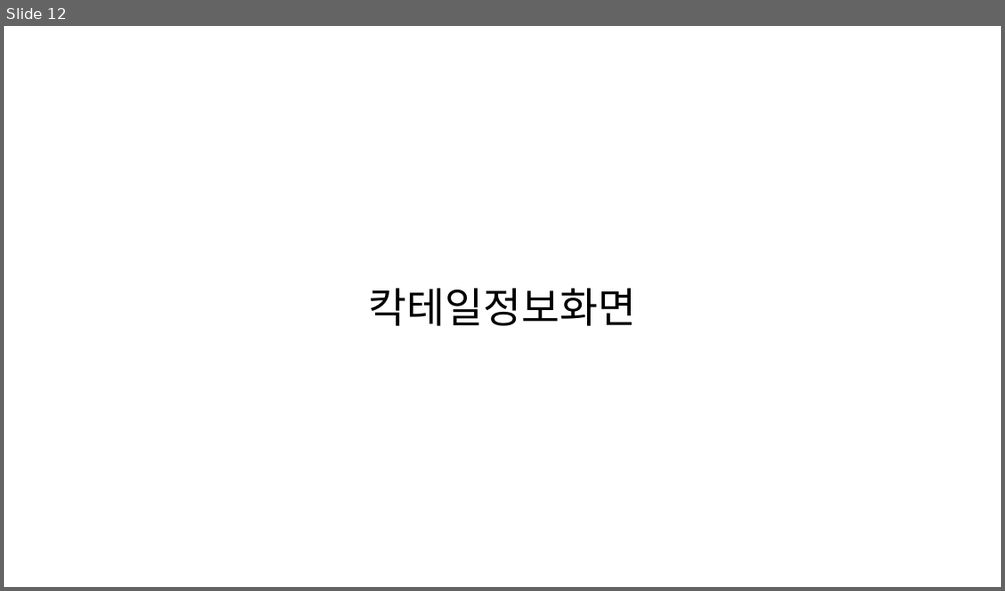
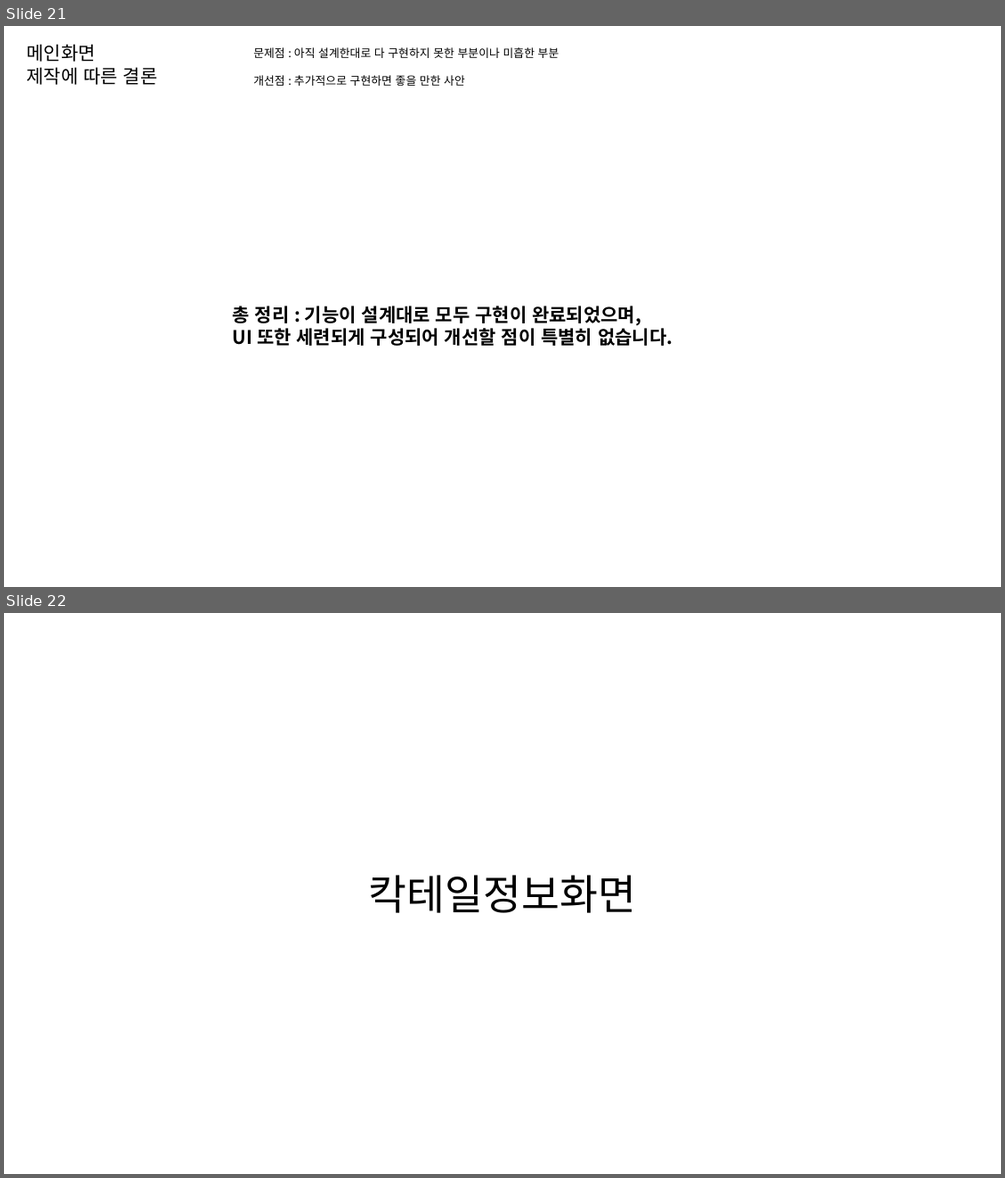
Before and after one commit to byungmeo/CockFit, a slide deck: Documents/4.제작보고서/제작보고서 자료.pptx. Shown one above the other, each under a label of ours: slide 12 before the commit, slides 21 and 22 after it. The pictures are 1005x591 and 1005x1178 pixels, drawn with LibreOffice and Linux fonts; fonts in the diff are those of the drawing. Boxes give left, top, right and bottom in pixels: in the first picture for what was removed or moved away, otherwise in the second. Text is boxed around its words. In the diff, an @@ line names an element or a change of style, - is before the commit and + after.

Commit message:
제작보고서자료업데이트 / 레시피해시태그표시 / 나만의레시피 표시

```diff
--- a/Documents/4.제작보고서/제작보고서 자료.pptx
+++ b/Documents/4.제작보고서/제작보고서 자료.pptx
@@ slide 21 added at <box>4,26,1001,587</box>, background #FFFFFF @@
@@ text added at <box>26,44,158,85</box>, 18 pt, text #000000 @@
+메인화면
+제작에 따른 결론
@@ text added at <box>253,47,559,86</box>, 11 pt, text #000000 @@
+문제점 : 아직 설계한대로 다 구현하지 못한 부분이나 미흡한 부분
+개선점 : 추가적으로 구현하면 좋을 만한 사안
@@ text added at <box>233,305,672,346</box>, 18 pt, text #000000, bold @@
+총 정리 : 기능이 설계대로 모두 구현이 완료되었으며,
+UI 또한 세련되게 구성되어 개선할 점이 특별히 없습니다.
@@ what was slide 12 is now slide 22 @@
```
Also in this commit, not shown: 8 slides changed, 9 other slides added, 1 slide removed, 7 other files.
